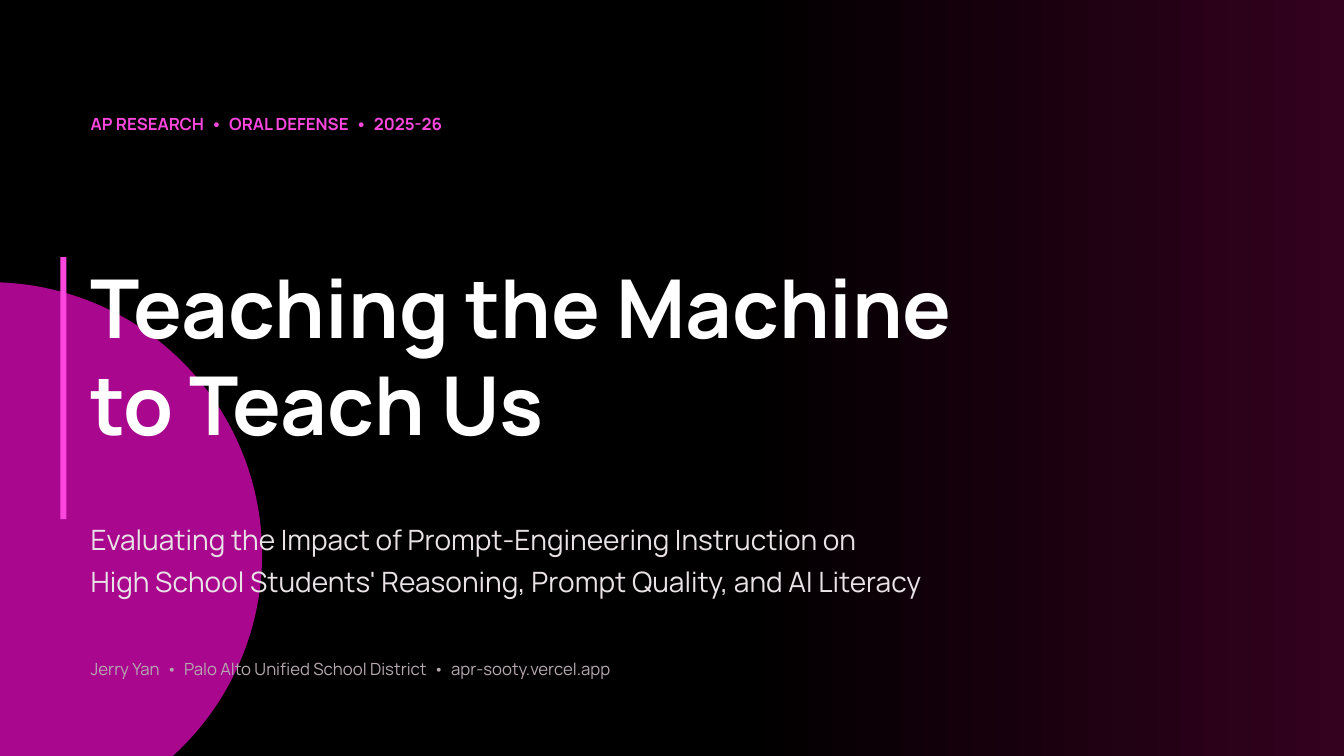
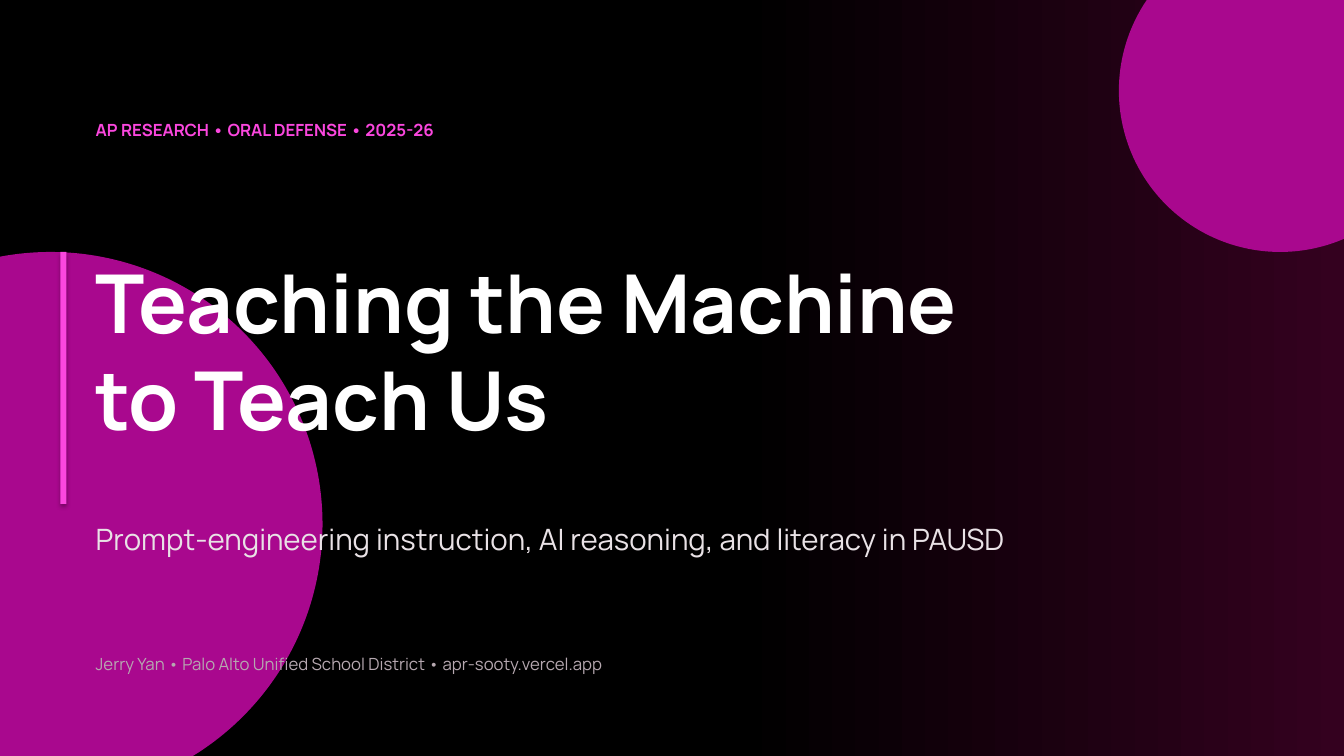
Before and after one commit to Imhaohao/AP-Research, a slide deck: slide 1 of AP_Research_Presentation.pptx. Drawn at 1344x756 pixels with LibreOffice and Linux fonts; fonts in the diff are those of the drawing. Boxes give left, top, right and bottom in pixels: in the first picture for what was removed or moved away, otherwise in the second. Text is boxed around its words. In the diff, an @@ line names an element or a change of style, - is before the commit and + after.

```diff
--- a/AP_Research_Presentation.pptx
+++ b/AP_Research_Presentation.pptx
@@ ellipse added at (x1=1119, y1=0, x2=1344, y2=252), fill #A9088E @@
@@ text "AP RESEARCH • ORAL DEFENSE ..." at (x1=96, y1=123, x2=433, y2=137): line spacing 1.15 to 1.2 @@
@@ ellipse at (x1=0, y1=252, x2=323, y2=756): shadow on @@
@@ ellipse resized from (x1=0, y1=282, x2=262, y2=756) to (x1=0, y1=252, x2=323, y2=756) @@
@@ rectangle resized from (x1=60, y1=257, x2=67, y2=519) to (x1=60, y1=252, x2=67, y2=504) @@
@@ rectangle at (x1=60, y1=252, x2=67, y2=504): shadow on @@
@@ text "Teaching the Machine" rewrapped from (x1=91, y1=278, x2=951, y2=457) to (x1=96, y1=258, x2=956, y2=452) @@
@@ text at (x1=96, y1=523, x2=1004, y2=558): text changed; size 20 to 21 pt @@
-Evaluating the Impact of Prompt-Engineering Instruction on
-High School Students' Reasoning, Prompt Quality, and AI Literacy
+Prompt-engineering instruction, AI reasoning, and literacy in PAUSD
@@ ellipse added at (x1=0, y1=615, x2=141, y2=756), fill #FB47DE @@
@@ text "Jerry Yan • Palo Alto ..." at (x1=96, y1=655, x2=602, y2=676): line spacing 1.15 to 1.2 @@
```
Also in this commit, not shown: 4 other slides changed, 19 slides added, 19 slides removed, 5 other files.
